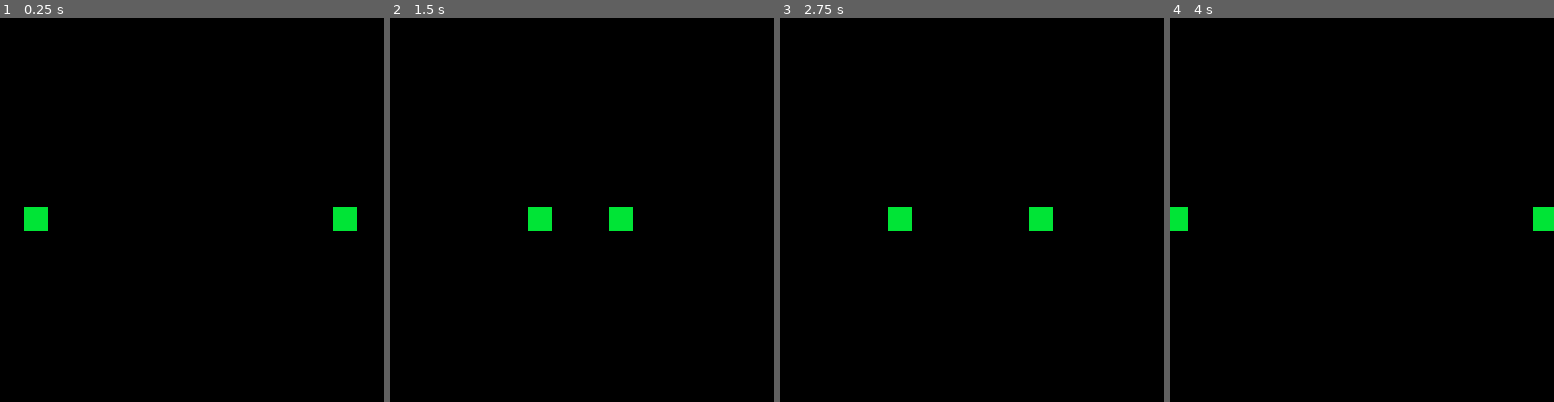
Above: before the commit, frames 1-4 (left to right).
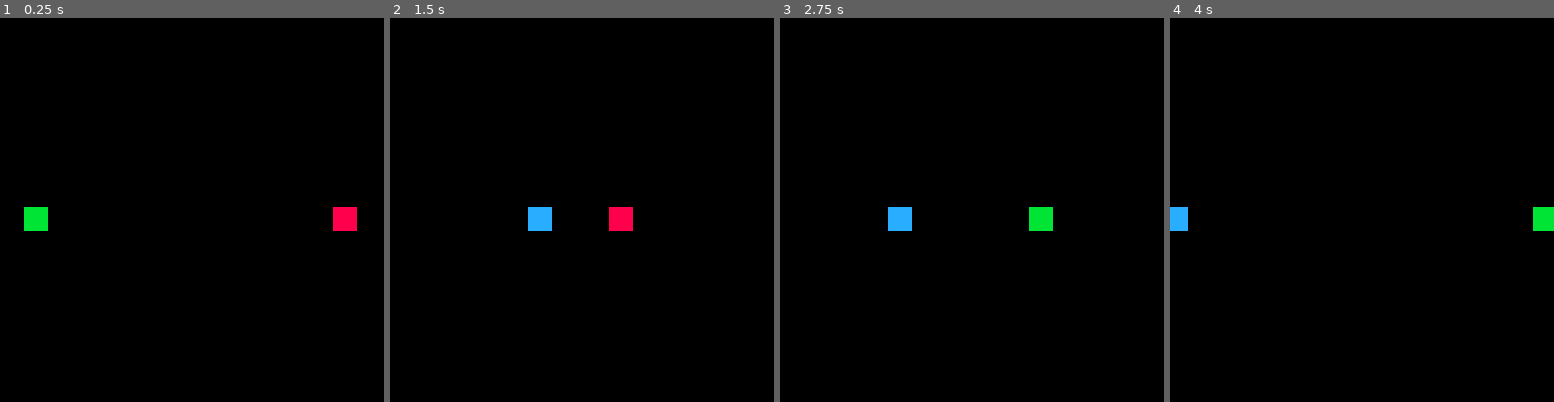
Above: after the commit, the same moments.

Repository: Kertic/picoProjects
Game: PICO-8 cartridge pico-8/joust.p8
Two runs of this game, one before a commit and one after it. Both use one fixed random seed, a clock stepped at 60 frames per second and the inputs below.
Inputs:
- Up to frame 1 (0.25 s): no input
- Up to frame 2 (1.5 s): tap X (X key) at 0.33, 1.07 s; tap O (Z key) at 0.7 s
- Up to frame 3 (2.75 s): hold Right 1.6-2.1 s; tap O (Z key) at 1.7, 2.1, 2.5 s; tap X (X key) at 1.85 s; hold Right from 2.47 s (still down)
- Up to frame 4 (4 s): tap O (Z key) at 2.9, 3.3, 3.7 s; tap X (X key) at 2.97 s; release Right at 3.03 s; hold Left 3.08-3.58 s

The runs differ from the first frame. In frame 1, 0.4% of the frame differs, in the area x 86-93%, y 49-56%; in frame 2, 0.8%, in the area x 35-64%, y 49-56%; in frame 3, 0.4%; in frame 4, 0.3%.

Commit message:
got color changing logic

Diff:
--- a/pico-8/joust.p8
+++ b/pico-8/joust.p8
@@ -20,7 +20,7 @@
 	p1.x = 0
 	p1.y = 63
 
-	p2.spr = 1
+	p2.spr = 2
 	p2.x = 119
 	p2.y = 63
 	add(players,p1)
@@ -45,8 +45,32 @@
 
 		end
 
+		if(btnp(4)) then
+			p1.spr -= 1
+			if(p1.spr < 1) p1.spr = 3
+			if(p1.spr == p2.spr) p1.spr -= 1
+			if(p1.spr < 1) p1.spr = 3
+		end
+
+		if(btnp(5)) then
+			p1.spr += 1
+			if(p1.spr > 3) p1.spr = 1
+			if(p1.spr == p2.spr) p1.spr += 1
+			if(p1.spr > 3) p1.spr = 1
+		end
+
 		if(btnp(0)) then
+			p2.spr -= 1
+			if(p2.spr < 1) p2.spr = 3
+			if(p2.spr == p1.spr) p2.spr -= 1
+			if(p2.spr < 1) p2.spr = 3
+		end
 
+		if(btnp(1)) then
+			p2.spr += 1
+			if(p2.spr > 3) p2.spr = 1
+			if(p2.spr == p1.spr) p2.spr += 1
+			if(p2.spr > 3) p2.spr = 1
 		end
 	end
 
